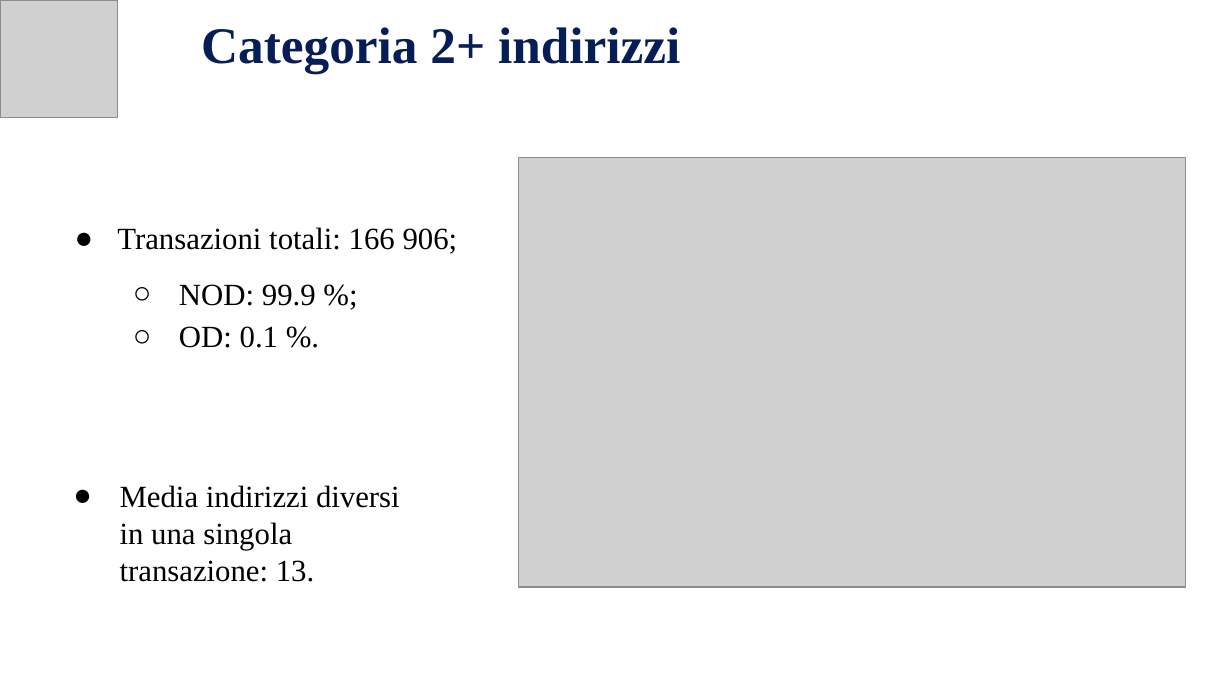
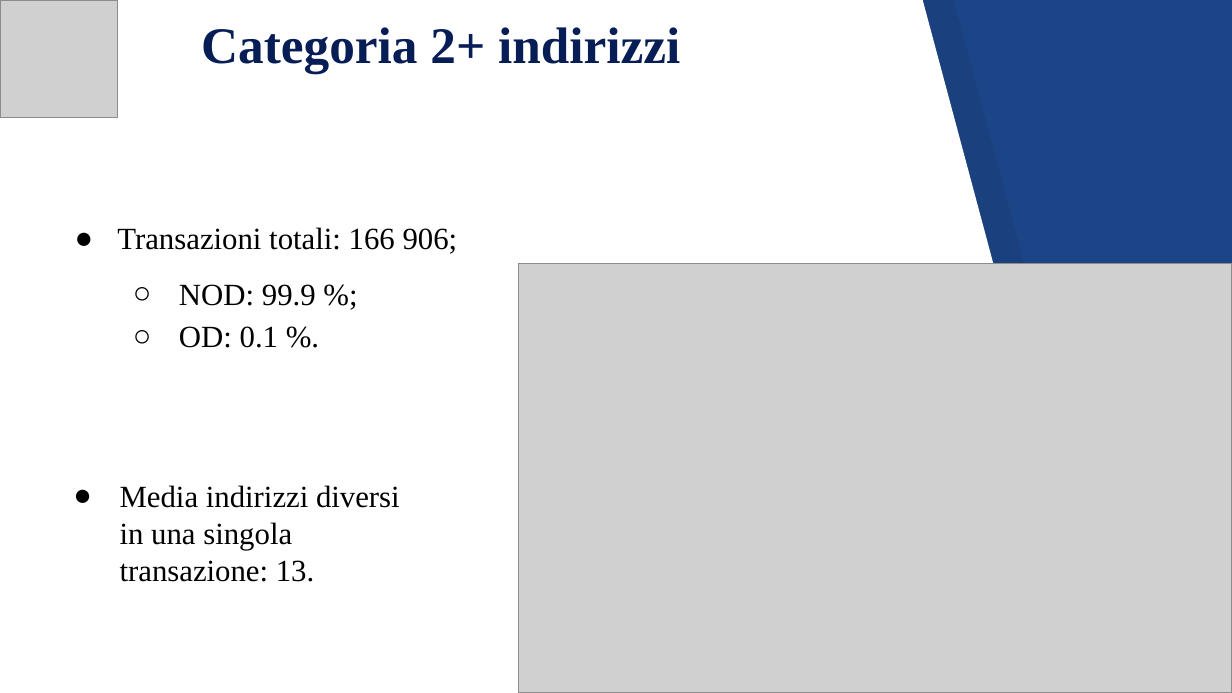
Before and after one commit to JacopoRaffi/Dust_Attack_Analysis, a slide deck: slide 17 of Dust Attack .pptx. Drawn at 1232x693 pixels with LibreOffice and Linux fonts; fonts in the diff are those of the drawing; grey boxes stand for pictures. Boxes give left, top, right and bottom in pixels: in the first picture for what was removed or moved away, otherwise in the second. Text is boxed around its words. In the diff, an @@ line names an element or a change of style, - is before the commit and + after.

```diff
--- a/Dust Attack .pptx
+++ b/Dust Attack .pptx
@@ background #FFFFFF to #1C4587 @@
@@ freeform shape added at [0, 0, 1109, 693], fill #FFFFFF @@
@@ freeform shape added at [31, 0, 1140, 693], fill #000000 at 7% opacity @@
@@ picture: place and size @@
-picture at [519, 158, 1186, 588]
+picture at [519, 264, 1232, 693]
```
Also in this commit, not shown: 6 other slides changed, 1 slide added, 1 slide removed, 1 other file.
